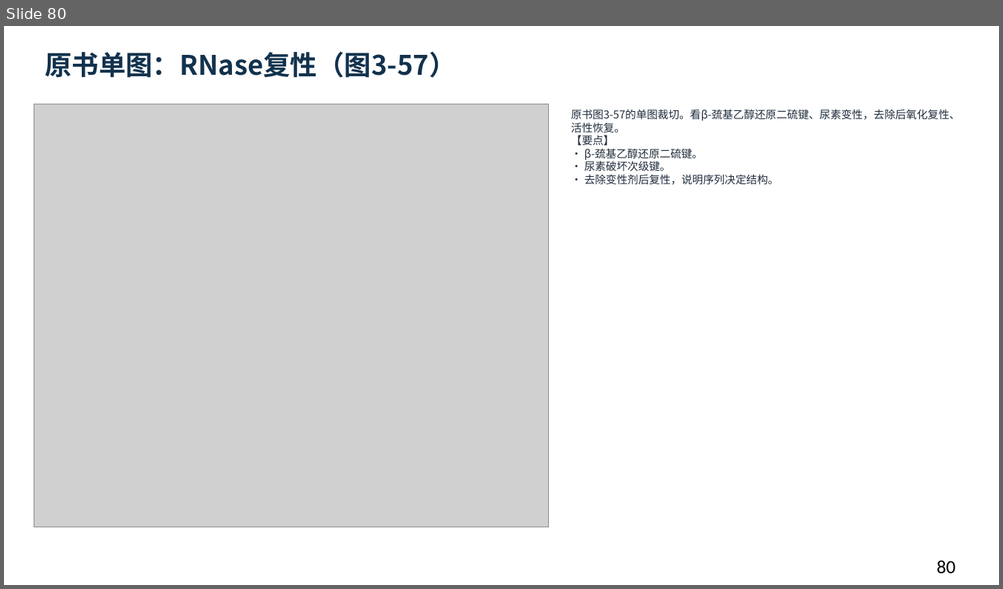
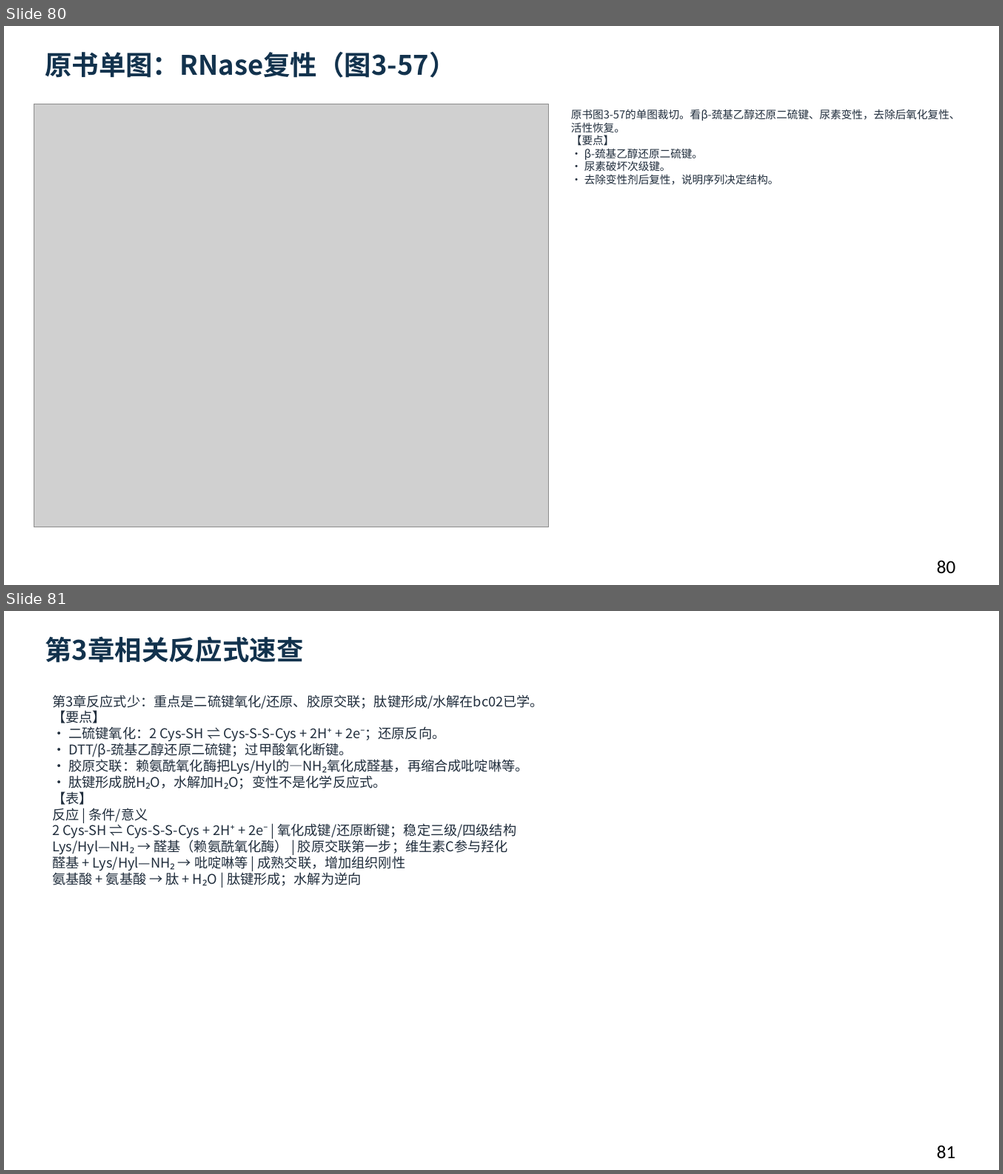
Before and after one commit to newkan-li/Biochemistry, a slide deck: downloads/bc03-ai-style.pptx. Shown one above the other, each under a label of ours: slide 80 before the commit, slides 80 and 81 after it. The pictures are 1003x589 and 1003x1174 pixels, drawn with LibreOffice and Linux fonts; fonts in the diff are those of the drawing; grey boxes stand for pictures. Boxes give left, top, right and bottom in pixels: in the first picture for what was removed or moved away, otherwise in the second. Text is boxed around its words. In the diff, an @@ line names an element or a change of style, - is before the commit and + after.

```diff
--- a/downloads/bc03-ai-style.pptx
+++ b/downloads/bc03-ai-style.pptx
@@ slide 81 added at <box>4,611,999,1170</box>, background #FFFFFF @@
@@ text added at <box>45,636,303,663</box>, 26 pt, text #12324D, bold @@
+第3章相关反应式速查
@@ text added at <box>52,695,543,886</box>, 13 pt, text #202D3C @@
+第3章反应式少：重点是二硫键氧化/还原、胶原交联；肽键形成/水解在bc02已学。
+【要点】
+• 二硫键氧化：2 Cys-SH ⇌ Cys-S-S-Cys + 2H⁺ + 2e⁻；还原反向。
+• DTT/β-巯基乙醇还原二硫键；过甲酸氧化断键。
+• 胶原交联：赖氨酰氧化酶把Lys/Hyl的—NH₂氧化成醛基，再缩合成吡啶啉等。
+• 肽键形成脱H₂O，水解加H₂O；变性不是化学反应式。
+【表】
+反应 | 条件/意义
+2 Cys-SH ⇌ Cys-S-S-Cys + 2H⁺ + 2e⁻ | 氧化成键/还原断键；稳定三级/四级结构
+Lys/Hyl—NH₂ → 醛基（赖氨酰氧化酶） | 胶原交联第一步；维生素C参与羟化
+醛基 + Lys/Hyl—NH₂ → 吡啶啉等 | 成熟交联，增加组织刚性
+氨基酸 + 氨基酸 → 肽 + H₂O | 肽键形成；水解为逆向
@@ text added at <box>936,1145,956,1159</box>, 18 pt, text #000000 @@
+81
```
Also in this commit, not shown: 1 slide changed, 5 other files.
